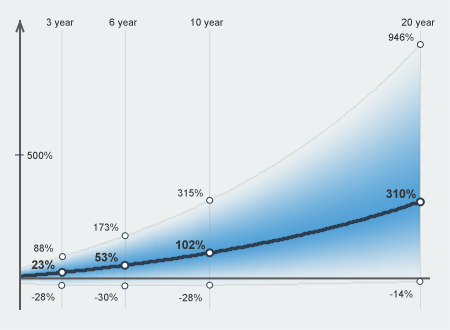
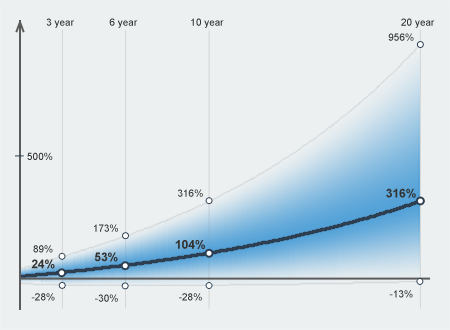
Before/after of a w=450, h=330 layered artwork. What changed in the layer stack:
painted on "maxReturn20YearsText" over [left=390, top=33, right=404, bottom=41]
painted on "maxReturn10YearsText" over [left=178, top=189, right=203, bottom=197]
painted on "maxReturn6YearsText" over [left=94, top=223, right=119, bottom=232]
painted on "maxReturn3YearsText" over [left=33, top=244, right=53, bottom=253]
painted on "expReturn20YearsText" over [left=386, top=188, right=416, bottom=199]
painted on "expReturn10YearsText" over [left=175, top=240, right=205, bottom=250]
painted on "expReturn6YearsText" over [left=94, top=252, right=118, bottom=262]
painted on "expReturn3YearsText" over [left=31, top=259, right=55, bottom=270]
painted on "minReturn10YearsText" over [left=179, top=293, right=202, bottom=302]
painted on "minReturn6YearsText" over [left=94, top=293, right=118, bottom=302]
painted on "maxReturn10YearsDot" over [left=206, top=197, right=213, bottom=204]
painted on "yAxis100PercentText" over [left=27, top=151, right=53, bottom=160]
painted on "xAxisLine" over [left=21, top=277, right=430, bottom=280]
painted on "xAxis20YearText" over [left=401, top=18, right=435, bottom=28]
painted on "xAxis10YearText" over [left=191, top=18, right=224, bottom=28]
painted on "xAxis6YearText" over [left=109, top=18, right=138, bottom=28]
painted on "xAxis3YearText" over [left=47, top=20, right=74, bottom=28]
painted on "maxReturnCurve" over [left=20, top=64, right=401, bottom=269]
painted on "expReturnCurve" over [left=22, top=201, right=421, bottom=277]
painted on "minReturnCurve" over [left=32, top=281, right=400, bottom=286]
painted on "gradient" over [left=21, top=53, right=420, bottom=285]
painted on "xAxis10YearLine" over [left=208, top=21, right=211, bottom=309]
painted on "xAxis6YearLine" over [left=124, top=30, right=127, bottom=309]
painted on "xAxis3YearLine" over [left=61, top=29, right=63, bottom=309]
…and 13 more changes (1 moved_by, 12 painted)
